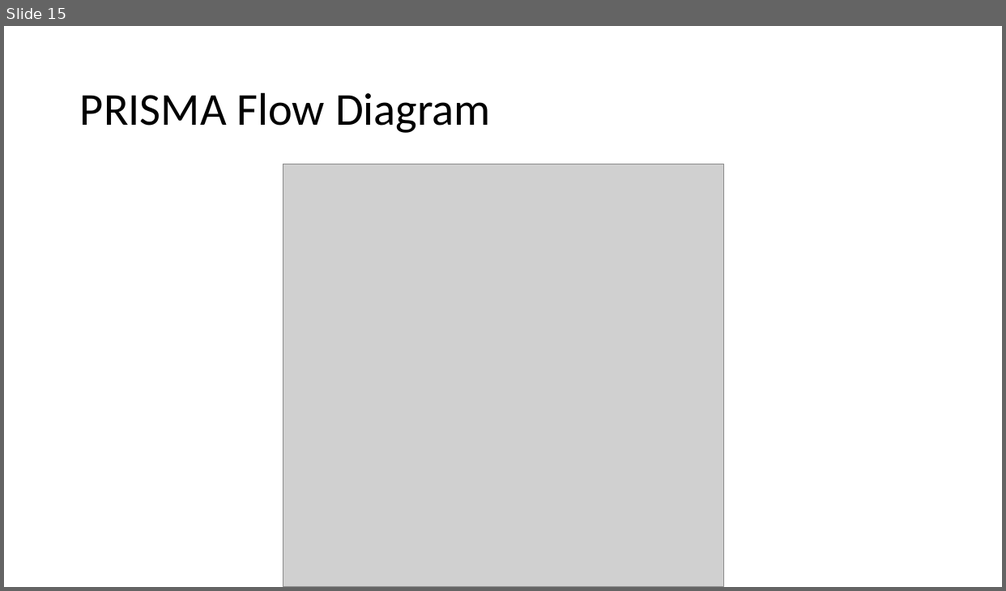
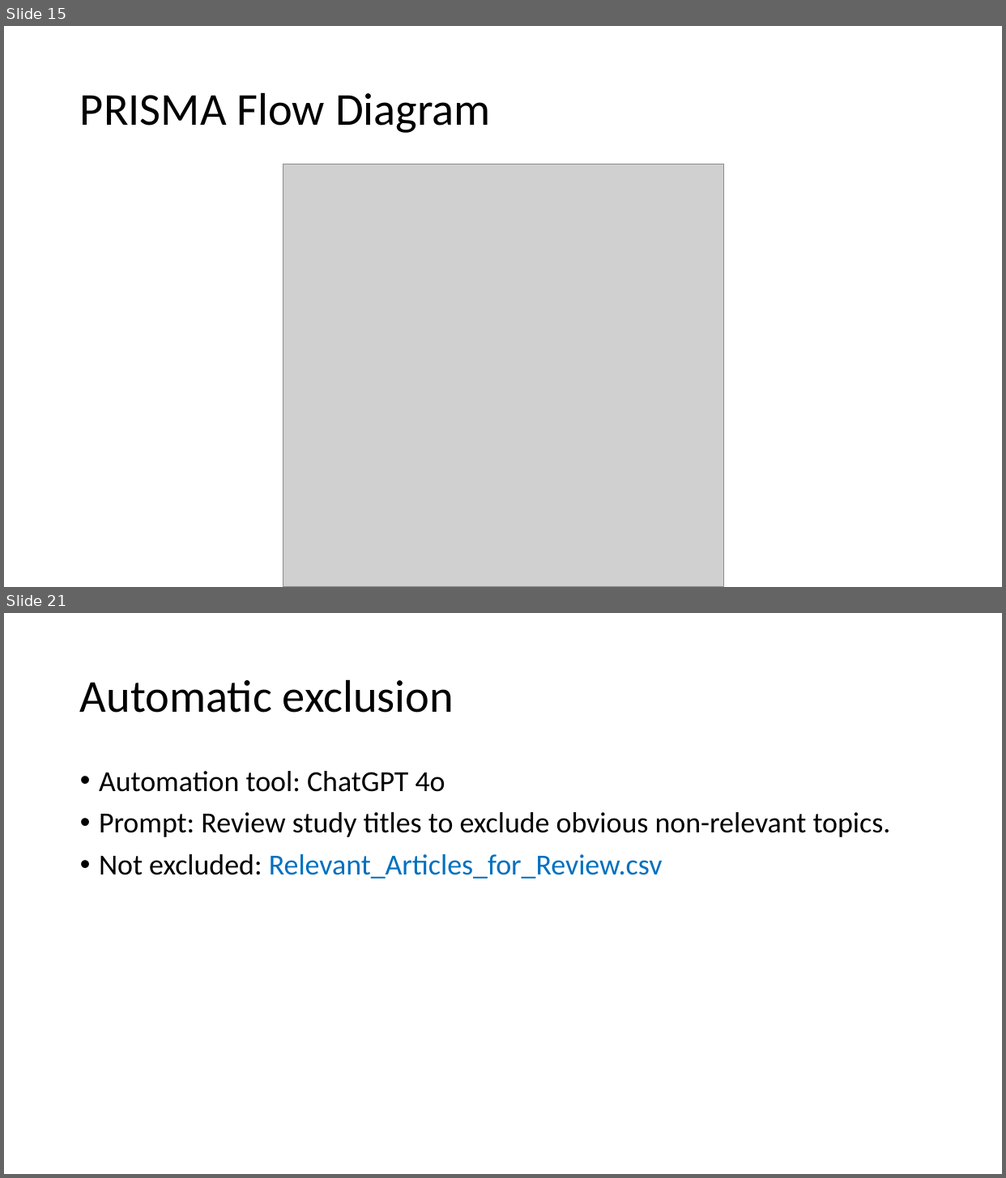
Before and after one commit to BruceChen034020/EstrogenImmunomodulationSystematicReview, a slide deck: Estrogen as an immunomodulator and its role in.pptx. Shown one above the other, each under a label of ours: slide 15 before the commit, slides 15 and 21 after it; the slides between them are not shown. The pictures are 1006x591 and 1006x1178 pixels, drawn with LibreOffice and Linux fonts; fonts in the diff are those of the drawing; grey boxes stand for pictures. Boxes give left, top, right and bottom in pixels: in the first picture for what was removed or moved away, otherwise in the second. Text is boxed around its words. In the diff, an @@ line names an element or a change of style, - is before the commit and + after.

```diff
--- a/Estrogen as an immunomodulator and its role in.pptx
+++ b/Estrogen as an immunomodulator and its role in.pptx
@@ slide 21 added at (x1=4, y1=613, x2=1002, y2=1174), background #FFFFFF @@
@@ title added at (x1=80, y1=679, x2=454, y2=713), 44 pt, text #000000 @@
+Automatic exclusion
@@ text added at (x1=99, y1=771, x2=891, y2=879), 28 pt, text #000000 @@
+• Automation tool: ChatGPT 4o
+• Prompt: Review study titles to exclude obvious non-relevant topics.
+• Not excluded: Relevant_Articles_for_Review.csv
```
Also in this commit, not shown: 5 slides changed, 1 other slide added.
